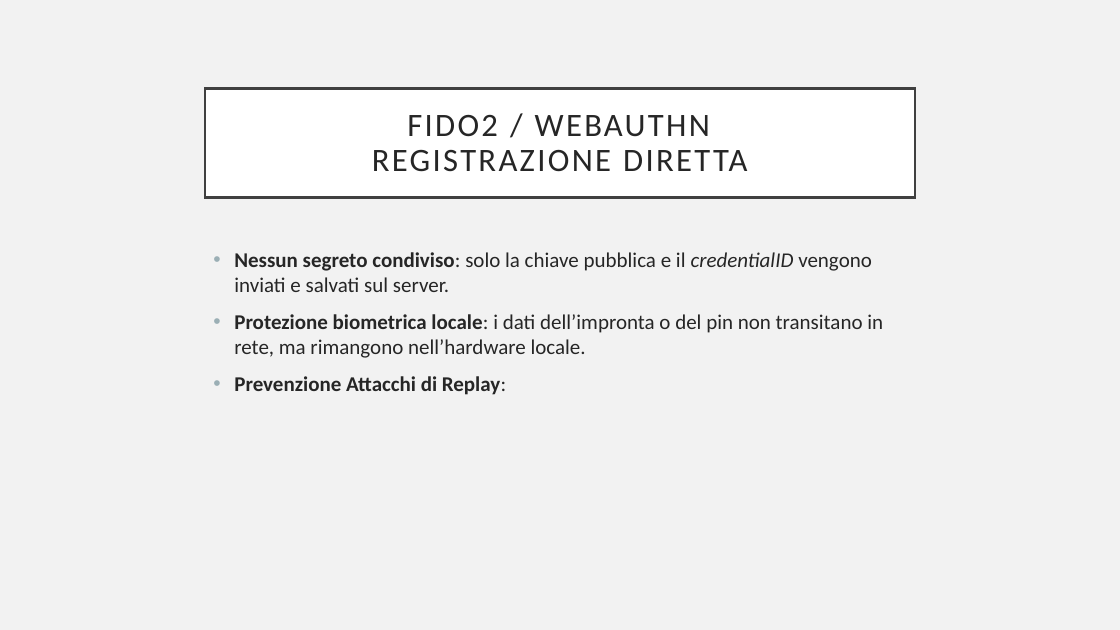
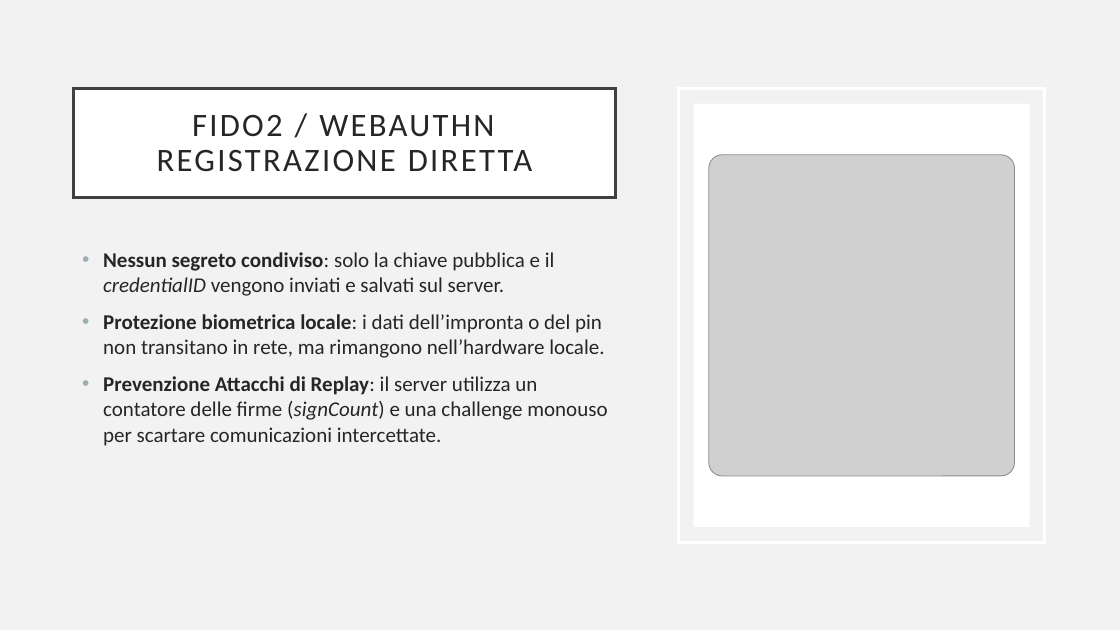
Before and after one commit to simonemontagnini02/Login-Passwordless, a slide deck: slide 5 of Login_passwordless.pptx. Drawn at 1120x630 pixels with LibreOffice and Linux fonts; fonts in the diff are those of the drawing; grey boxes stand for pictures. Boxes give left, top, right and bottom in pixels: in the first picture for what was removed or moved away, otherwise in the second. Text is boxed around its words. In the diff, an @@ line names an element or a change of style, - is before the commit and + after.

```diff
--- a/Login_passwordless.pptx
+++ b/Login_passwordless.pptx
@@ title "FIDO2 / WEBAUTHN REGISTRAZIONE DIRETTA" resized from (x1=205, y1=88, x2=915, y2=197) to (x1=74, y1=88, x2=616, y2=197) @@
@@ rectangle added at (x1=679, y1=88, x2=1045, y2=542), outline #FFFFFF 2.5 pt @@
@@ rectangle added at (x1=694, y1=103, x2=1030, y2=527), fill #FFFFFF @@
@@ picture added at (x1=709, y1=155, x2=1015, y2=476) @@
@@ text "Nessun segreto condiviso: solo la ..." moved from (x1=234, y1=252, x2=883, y2=395) to (x1=103, y1=252, x2=607, y2=446) @@
@@ text at (x1=103, y1=376, x2=607, y2=446): text changed; bold off @@
-• Prevenzione Attacchi di Replay:
+• Prevenzione Attacchi di Replay: il server utilizza un contatore delle firme (signCount) e una challenge monouso per scartare comunicazioni intercettate.
```
Also in this commit, not shown: 1 other slide changed, 1 other file.
